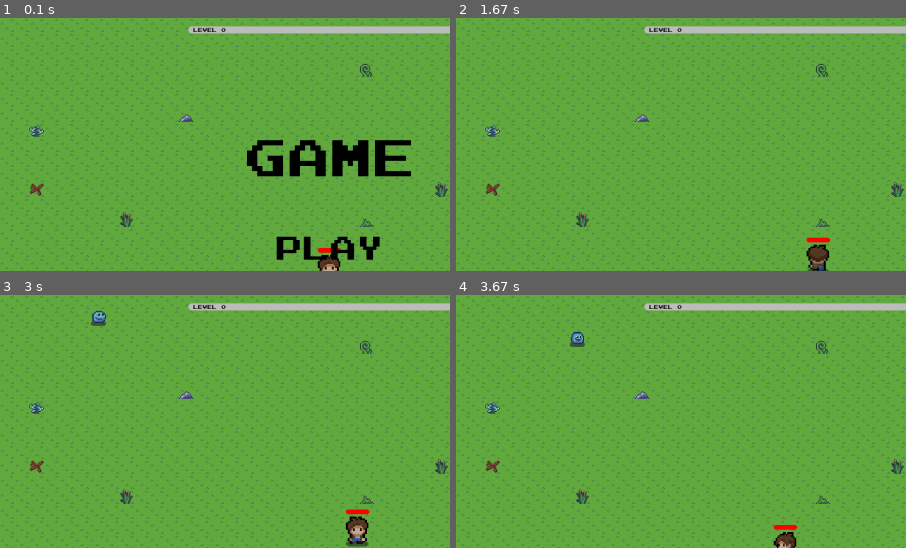
Above: before the commit, frames 1-4 (two rows, left to right).
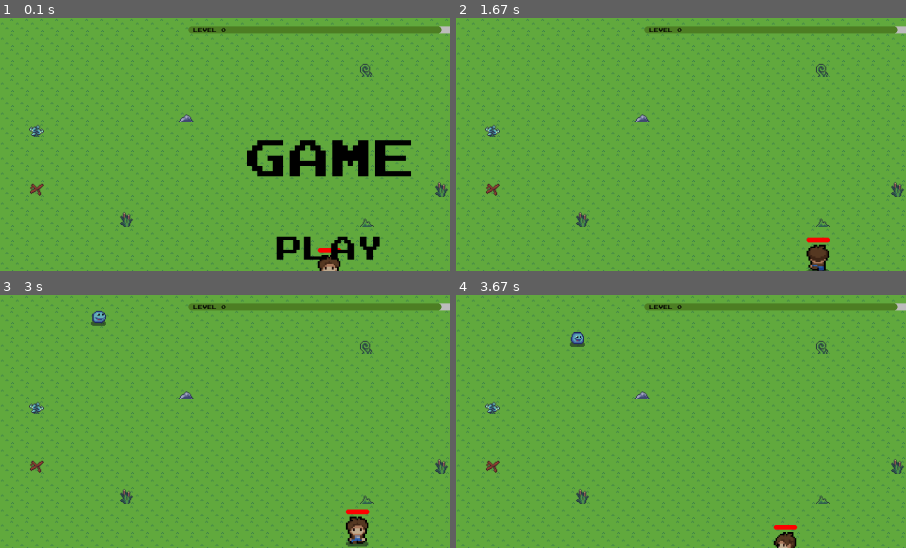
Above: after the commit, the same moments.

Repository: LiquifiedVoid/Game-with-PyGame
Game: pygame game, started from main.py
Same seed, same stepped clock (60 frames per second), same inputs: the game is played once before the commit and once after it.
Inputs (mouse positions are % of the whole screen's width and height, from its top left):
- Up to frame 1 (0.1 s): no input
- Up to frame 2 (1.67 s): click "Play" at 0.38 s; press the mouse at (60, 57) at 0.7 s; move the mouse to (51, 52) at 0.8 s; release the mouse at (42, 46) at 0.93 s; hold D 1-1.47 s; hold W from 1.5 s (still down)
- Up to frame 3 (3 s): release W at 1.8 s; hold D 1.83-2.3 s; hold A 2.33-2.87 s; hold S from 2.9 s (still down)
- Up to frame 4 (3.67 s): release S at 3.2 s; hold A 3.23-3.63 s
The pictures show only the part of the screen within x 13-63%, y 0-50%; the shares and areas given below are measured in that part.

The runs differ from the first frame. In frame 1, 1.8% of the frame differs, in the area x 41-99%, y 3-7%; in frame 2, 1.8%; in frame 3, 1.8%; in frame 4, 1.8%.

Commit message:
added placeholder for upgrade boxes

Diff:
--- a/level_up_interface.py
+++ b/level_up_interface.py
@@ -6,16 +6,61 @@
         """Initialisiert die Klasse Interface_levelup.
         """
         self.screen = screen
-        self.font = pygame.font.Font("fonts/joystix monospace.otf", 20)
+        self.font = pygame.font.Font("fonts/joystix monospace.otf", 55)
+        self.font2 = pygame.font.Font("fonts/joystix monospace.otf", 35)
         self.text_level_up = self.font.render("Level Up!", True, "white")
         self.level_up_rect = self.text_level_up.get_rect()
-        self.level_up_rect.center = (self.screen.get_width()/2,self.screen.get_height()/2)
+        self.level_up_rect.center = (self.screen.get_width()/2,self.screen.get_height()/2-320)
+
+        self.text_choose = self.font2.render("Choose an upgrade", True, "white")
+        self.choose_rect = self.text_choose.get_rect()
+        self.choose_rect.center = (self.screen.get_width()/2,self.screen.get_height()/2-220)
+
 
         self.upgrade_list = ["health","damage","speed","attack_speed","projectile_speed","projectile_size"]
 
+        self.center_x = self.screen.get_width()/2
+        self.center_y = self.screen.get_height()/2
+
+        #auswahlboxen
+        self.box_width = 240
+        self.box_height = 360
+        self.box_1 = pygame.Rect(self.center_x-300,self.center_y-100,self.box_width,self.box_height)
+        self.box_1.center = (self.center_x,self.center_y)
+        self.box_2 = pygame.Rect(self.center_x-300,self.center_y-100,self.box_width,self.box_height)
+        self.box_2.center = (self.center_x-320,self.center_y)
+        self.box_3 = pygame.Rect(self.center_x-300,self.center_y-100,self.box_width,self.box_height)
+        self.box_3.center = (self.center_x+320,self.center_y)
+        print(self.box_1)
+        self.upgrade_ausgewaehlt = False
+
+    def get_font(self,size):
+        """Gibt eine Schriftart zurück mit gegebener
+        """
+        font = pygame.font.Font("fonts/joystix monospace.otf", size)
+        return font
 
     def draw(self, dt):
+        """Zeichnet die Level Up Oberfläche auf den Screen.
+        """
         self.screen.blit(self.text_level_up,self.level_up_rect)
-        print("hier")
+        self.screen.blit(self.text_choose,self.choose_rect)
+        pygame.draw.rect(self.screen, "white", self.box_1, border_radius=25)
+        pygame.draw.rect(self.screen, "white", self.box_2, border_radius=25)
+        pygame.draw.rect(self.screen, "white", self.box_3, border_radius=25)
+        pygame.draw.line(self.screen, "black", (840, 360),(840, 360),width=10)
+
     def update(self, dt):
-        pass
+        """ Updated die Level Up Oberfläche, indem es schaut welches Upgrade der Spieler wählt.
+        """
+        mouse_pos = pygame.mouse.get_pos()
+        for event in pygame.event.get():
+            #box 1
+            if self.box_1.collidepoint(mouse_pos[0],mouse_pos[1])and event.type == pygame.MOUSEBUTTONUP:
+                self.upgrade_ausgewaehlt = True
+            #box 2
+            if self.box_2.collidepoint(mouse_pos[0],mouse_pos[1])and event.type == pygame.MOUSEBUTTONUP:
+                self.upgrade_ausgewaehlt = True
+            #box 3
+            if self.box_3.collidepoint(mouse_pos[0],mouse_pos[1])and event.type == pygame.MOUSEBUTTONUP:
+                self.upgrade_ausgewaehlt = True
--- a/main.py
+++ b/main.py
@@ -51,6 +51,9 @@
                         pygame.quit()
                         sys.exit()
                 self.level.run_level_up_interface(dt)
+                if self.level.level_up_interface.upgrade_ausgewaehlt:
+                    self.state = "game"
+                pygame.display.update()
 
 
 if __name__ == '__main__':
--- a/player_xp.py
+++ b/player_xp.py
@@ -5,7 +5,7 @@
         """Initialisiert die Klasse Player_xp.
         """
         self.level = 0
-        self.current_xp = 0
+        self.current_xp = 9
         self.xp_for_next_level = 10
         self.length = 600
         self.height = 15
